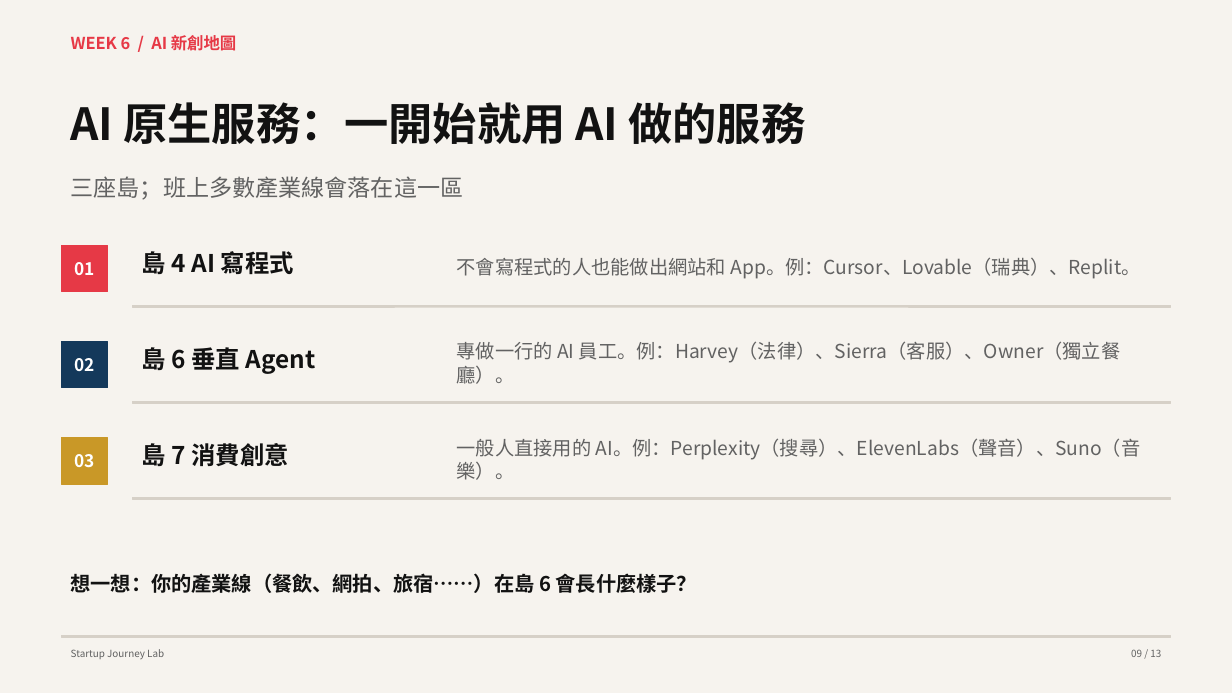
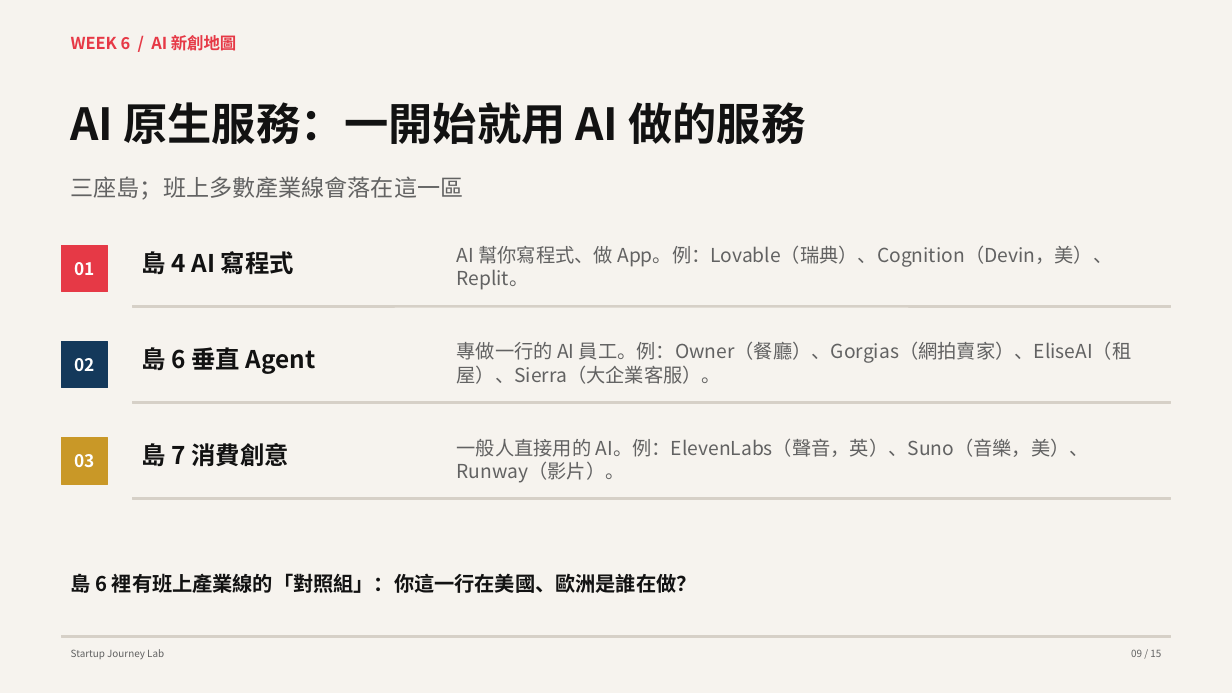
Before and after one commit to hpyuan1220/startup-journey-lab-app, a slide deck: slide 9 of materials/Week6_教學簡報.pptx. Drawn at 1232x693 pixels with LibreOffice and Linux fonts; fonts in the diff are those of the drawing. Boxes give left, top, right and bottom in pixels: in the first picture for what was removed or moved away, otherwise in the second. Text is boxed around its words. In the diff, an @@ line names an element or a change of style, - is before the commit and + after.

```diff
--- a/materials/Week6_教學簡報.pptx
+++ b/materials/Week6_教學簡報.pptx
@@ text at [457,245,1112,290]: text changed @@
-不會寫程式的人也能做出網站和 App。例：Cursor、Lovable（瑞典）、Replit。
+AI 幫你寫程式、做 App。例：Lovable（瑞典）、Cognition（Devin，美）、Replit。
@@ text at [457,341,1132,384]: text changed @@
-專做一行的 AI 員工。例：Harvey（法律）、Sierra（客服）、Owner（獨立餐廳）。
+專做一行的 AI 員工。例：Owner（餐廳）、Gorgias（網拍賣家）、EliseAI（租屋）、Sierra（大企業客服）。
@@ text at [457,438,1089,483]: text changed @@
-一般人直接用的 AI。例：Perplexity（搜尋）、ElevenLabs（聲音）、Suno（音樂）。
+一般人直接用的 AI。例：ElevenLabs（聲音，英）、Suno（音樂，美）、Runway（影片）。
@@ text at [71,573,697,593]: text changed @@
-想一想：你的產業線（餐飲、網拍、旅宿……）在島 6 會長什麼樣子？
+島 6 裡有班上產業線的「對照組」：你這一行在美國、歐洲是誰在做？
```
Also in this commit, not shown: 12 other slides changed, 2 slides added, 4 other files.
